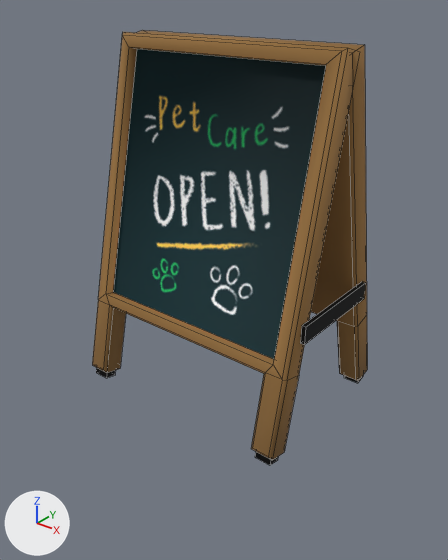
One commit to the FBX model Assets/_Projects/Models/Decoration/SM_Prop_Sign.fbx: the scene before it, then after it.
Camera for both pictures: a 50 mm camera at (1.48, -1.64, 1.6) aimed at (0.09, 0.11, 0.52). Arrows for +X, +Y and +Z are at lower left; the lights stay in place. Mesh edges are drawn as thin lines.

The scene before the commit, as lines of its bpy script (objects in view):
```python
me_cube_018 = bpy.data.meshes.new('Cube.018')
me_cube_018.from_pydata(...)  # 152 vertices, 140 faces; spans x -0.482..0.544, y -0.173..0.592, z -0.025..1.413
me_cube_018.materials.append(mat_m_prop_texture_properties_005)  # picture img_t_prop_texture_map_png
ob_sm_prop_sign = bpy.data.objects.new('SM_Prop_Sign', me_cube_018)
ob_sm_prop_sign.location = (0.0, 0.0, 0.0)
```
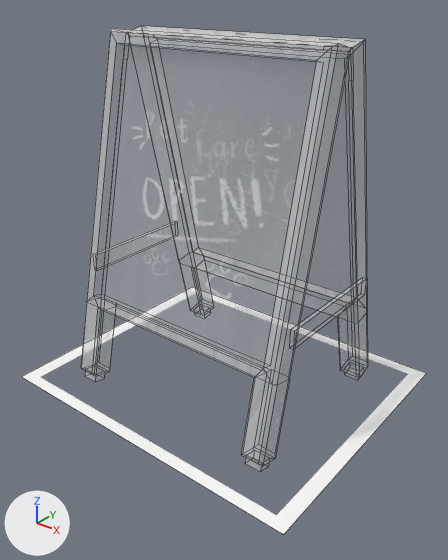
Pixel boxes [x1, y1, x2, y2] of what changed, in the pictures (448 x 560 px; the box of a moved part takes in the faces that stretch with it):
'SM_Prop_Sign', reshaped (47% wider, 17% taller): before [92, 30, 367, 465]; after [22, 26, 427, 535]
part 1 of me_cube_018, moved or reshaped: before [137, 30, 367, 383]; after [134, 26, 366, 359]
part 2 of me_cube_018, added: after [294, 278, 364, 330]
part 3 of me_cube_018, added: after [93, 221, 175, 255]
part 4 of me_cube_018, moved or reshaped: before [92, 32, 356, 465]; after [110, 28, 349, 299]
part 5 of me_cube_018, deleted (black): before [301, 282, 366, 345]
part 6 of me_cube_018, added: after [22, 287, 427, 535]

The edits, one by one:
Picture 'T_DecorArt_1_Normal.png' (img_t_decorart_1_normal_png) is new.
Picture 'T_DecorArt_1_Roughness.png' (img_t_decorart_1_roughness_png) is new.
Picture 'T_DecorArt_1_Diffuse.png' (img_t_decorart_1_diffuse_png) is new.
Picture 'T_Props_Shadow.png' (img_t_props_shadow_png) is new.
Material 'M_Props_DecorArt' (mat_m_props_decorart) is new.
Uses the picture img_t_decorart_1_diffuse_png.
Uses the picture img_t_decorart_1_normal_png.
Uses the picture img_t_decorart_1_roughness_png.
Material 'M_Props_Shadow' (mat_m_props_shadow) is new.
Uses the picture img_t_props_shadow_png.
me_cube_018 is used by ob_sm_prop_sign; location (0.0, 0.0, 0.0).
Verts and faces of me_cube_018; kept vertices keep their numbers, new ones are numbered from 152.
me_cube_018 had 152 vertices, 140 faces and spanned x -0.482..0.544, y -0.173..0.592, z -0.025..1.413.
me_cube_018 no longer uses material mat_m_prop_texture_properties_005 (picture img_t_prop_texture_map_png).
me_cube_018 now has 156 vertices, 141 faces and spans x -0.67..0.736, y -0.401..0.756, z -0.009..1.43.
me_cube_018 part 1: the loose piece of 68 vertices spanning x -0.464..0.527, y 0.176..0.592, z -0.025..1.413 is moved by (0.0, 0.0, 0.016), in mat_m_props_decorart.
me_cube_018 part 2: a new loose piece, a box spanning x 0.528..0.544, y -0.09..0.427, z 0.467..0.539, in mat_m_props_decorart.
me_cube_018 part 3: a new loose piece, a box spanning x -0.482..-0.465, y -0.086..0.432, z 0.467..0.539, in mat_m_props_decorart.
me_cube_018 part 4: the loose piece of 68 vertices spanning x -0.464..0.527, y -0.173..0.244, z -0.025..1.413 is moved by (0.001, -0.064, 0.016), in mat_m_props_decorart.
me_cube_018 part 5: the loose piece of 8 vertices spanning x 0.528..0.544, y -0.018..0.427, z 0.451..0.523 is deleted.
Part 6, on me_cube_018:
New vertex 152 is at (-0.67, -0.401, 0.0), pixel (21, 376).
New vertex 153 is at (0.736, -0.401, 0.0), pixel (283, 534).
New vertex 154 is at (-0.67, 0.756, 0.0), pixel (192, 286).
New vertex 155 is at (0.736, 0.756, 0.0), pixel (426, 373).
New faces: (152, 153, 155, 154) (mat_m_props_shadow).
me_cube_018 part 7: the surface is now shaded flat.
me_cube_018 now uses material mat_m_props_decorart.
me_cube_018 now uses material mat_m_props_shadow.
